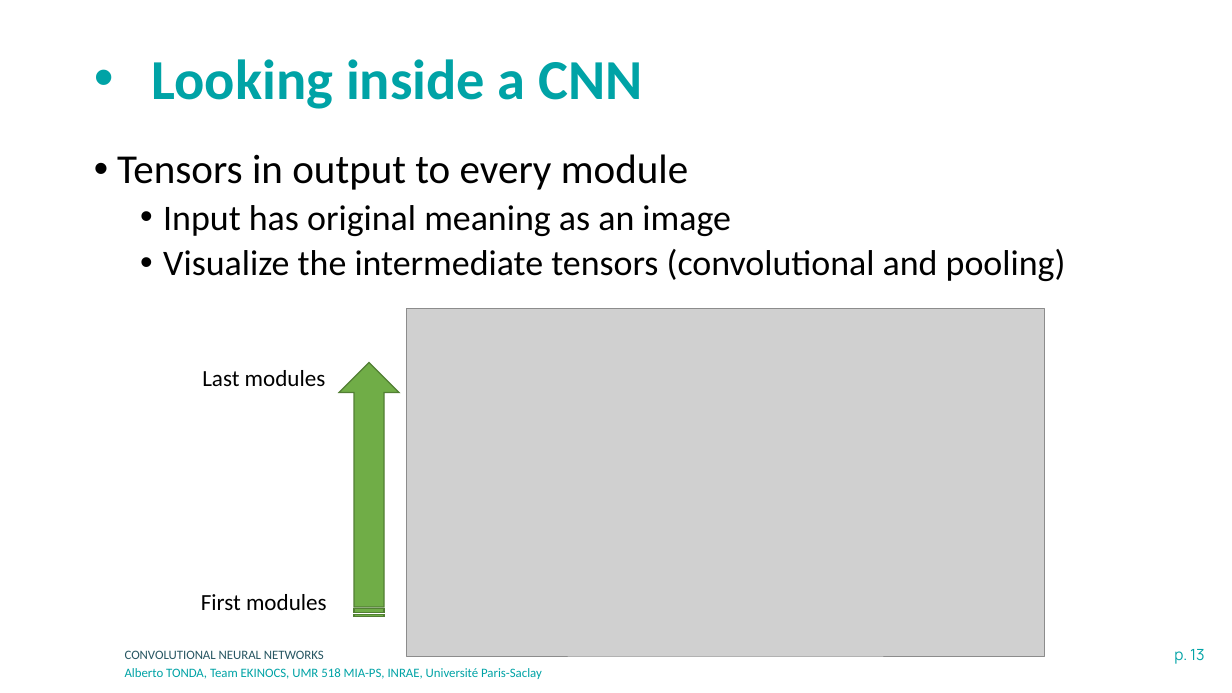
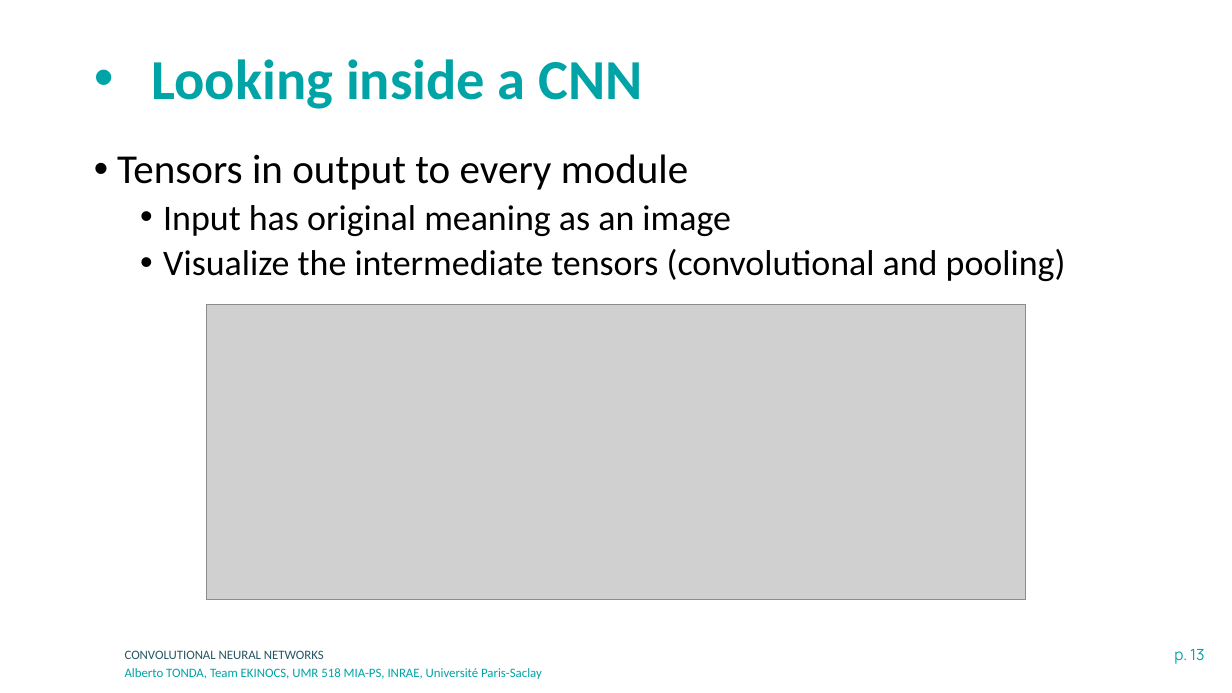
Before and after one commit to albertotonda/teaching, a slide deck: slide 13 of deep-learning-in-practice-with-pytorch/2-convolutional-neural-networks.pptx. Drawn at 1232x693 pixels with LibreOffice and Linux fonts; fonts in the diff are those of the drawing; grey boxes stand for pictures; background and template pictures are left out. Boxes give left, top, right and bottom in pixels: in the first picture for what was removed or moved away, otherwise in the second. Text is boxed around its words. In the diff, an @@ line names an element or a change of style, - is before the commit and + after.

```diff
--- a/deep-learning-in-practice-with-pytorch/2-convolutional-neural-networks.pptx
+++ b/deep-learning-in-practice-with-pytorch/2-convolutional-neural-networks.pptx
@@ picture: place and size @@
-picture at bbox=[407, 309, 1044, 657]
+picture at bbox=[207, 305, 1025, 600]
@@ text removed at bbox=[202, 370, 326, 386] @@
-Last modules
@@ striped right arrow removed at bbox=[339, 362, 399, 616] @@
@@ text removed at bbox=[201, 594, 327, 610] @@
-First modules
```
Also in this commit, not shown: 2 other slides changed, 3 slides added, 11 other files.
